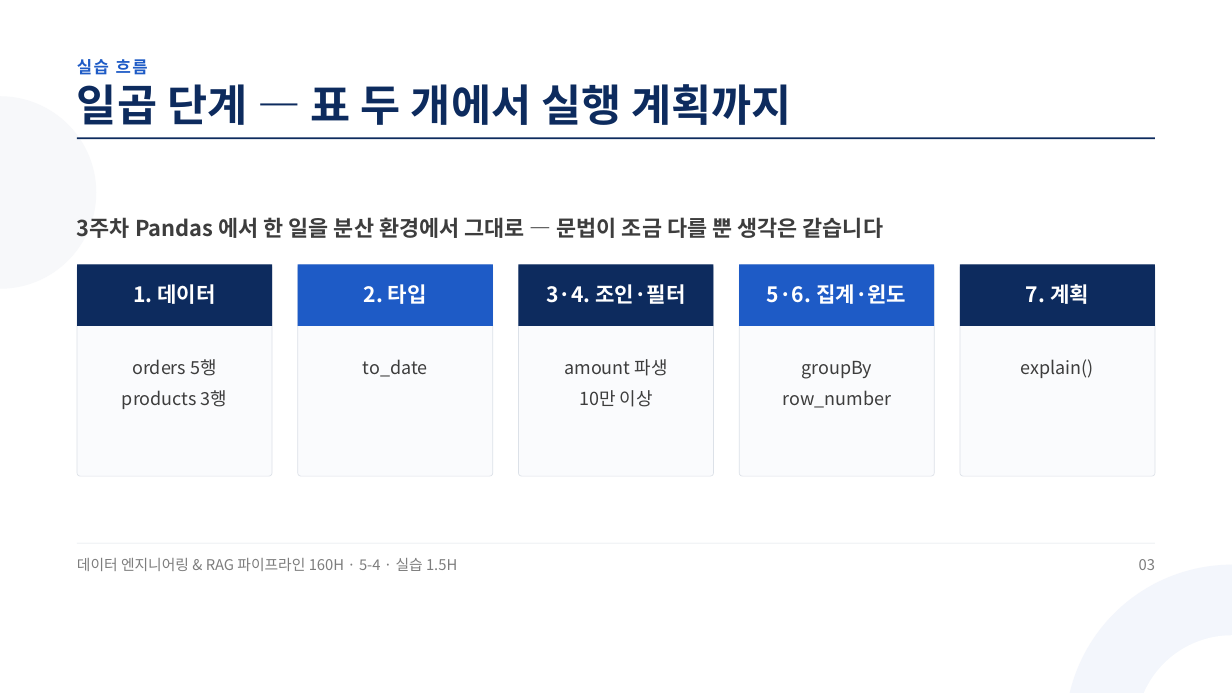
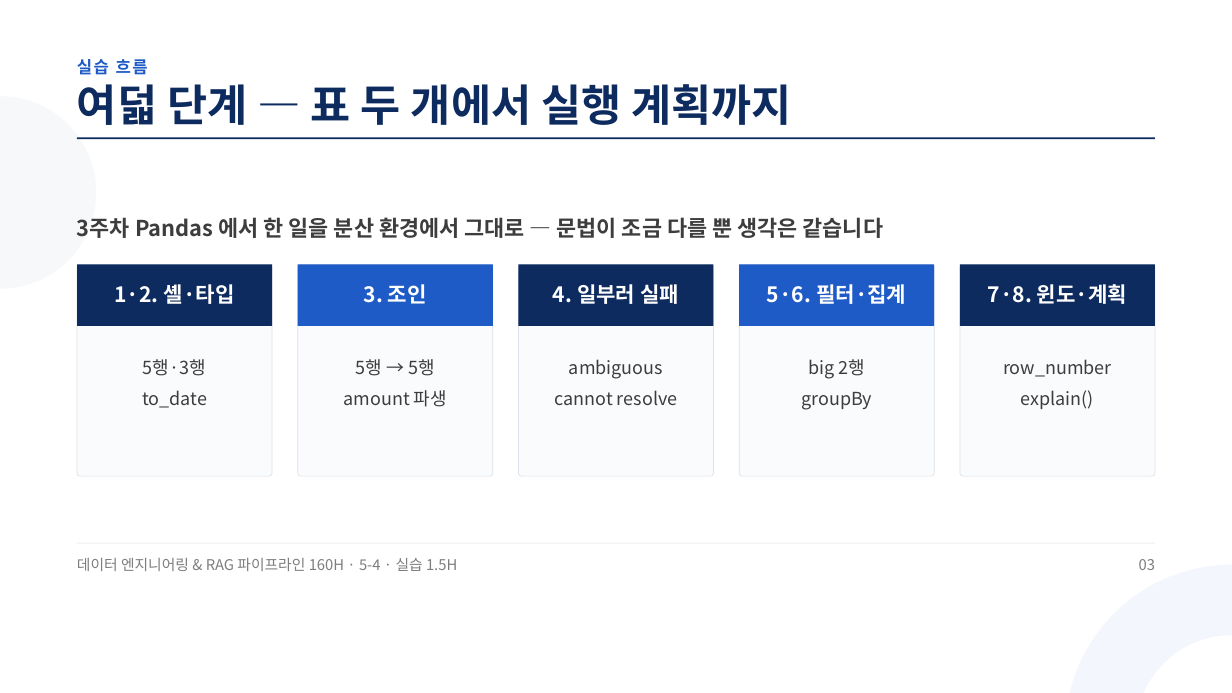
Before and after one commit to aebonlee/materials, a slide deck: slide 3 of data-eng/decks/w5d4s2.pptx. Drawn at 1232x693 pixels with LibreOffice and Linux fonts; fonts in the diff are those of the drawing. Boxes give left, top, right and bottom in pixels: in the first picture for what was removed or moved away, otherwise in the second. Text is boxed around its words. In the diff, an @@ line names an element or a change of style, - is before the commit and + after.

```diff
--- a/data-eng/decks/w5d4s2.pptx
+++ b/data-eng/decks/w5d4s2.pptx
@@ text at [77,84,792,125]: text changed @@
-일곱 단계 — 표 두 개에서 실행 계획까지
+여덟 단계 — 표 두 개에서 실행 계획까지
@@ text at [115,284,235,304]: text changed @@
-1. 데이터
+1·2. 셸·타입
@@ text at [364,284,427,304]: text changed @@
-2. 타입
+3. 조인
@@ text at [553,284,679,304]: text changed @@
-3·4. 조인·필터
+4. 일부러 실패
@@ text at [767,284,906,304]: text changed @@
-5·6. 집계·윈도
+5·6. 필터·집계
@@ text at [988,284,1127,304]: text changed @@
-7. 계획
+7·8. 윈도·계획
@@ text at [142,359,207,408]: text changed @@
-orders 5행
-products 3행
+5행·3행
+to_date
@@ text at [344,359,447,407]: text changed @@
-to_date
+5행 → 5행
+amount 파생
@@ text at [555,359,677,405]: text changed @@
-amount 파생
-10만 이상
+ambiguous
+cannot resolve
@@ text at [808,359,866,379]: paragraph added @@
+big 2행
@@ text at [1003,359,1112,377]: paragraph added @@
+row_number
@@ text at [782,390,891,408]: paragraph removed @@
-row_number
```
Also in this commit, not shown: 8 other slides changed, 1 slide added, 1 slide removed, 11 other files.
